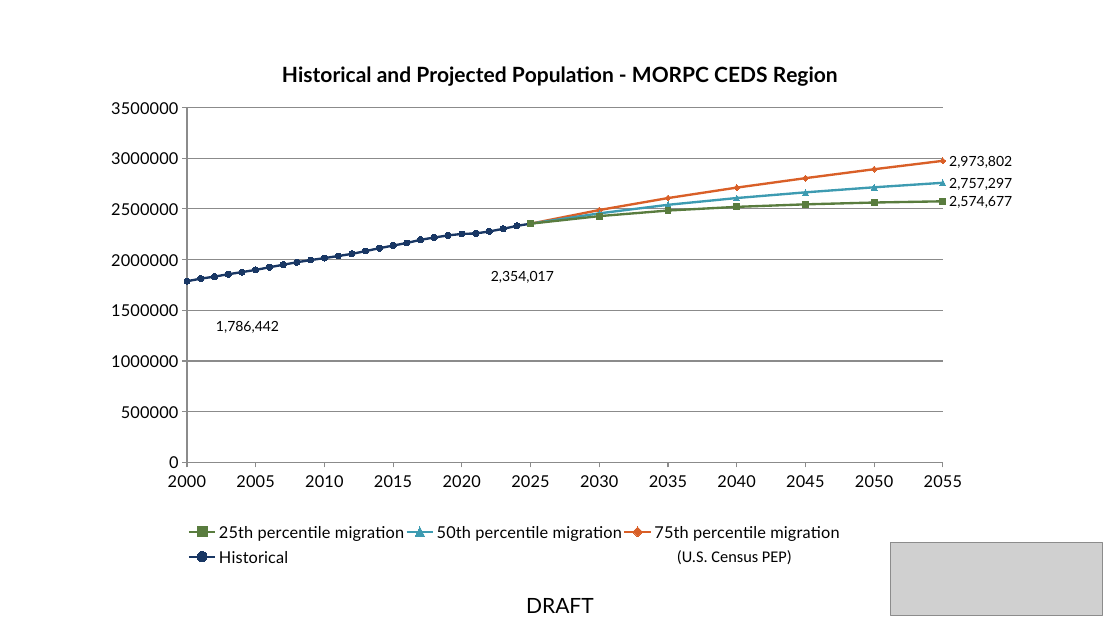
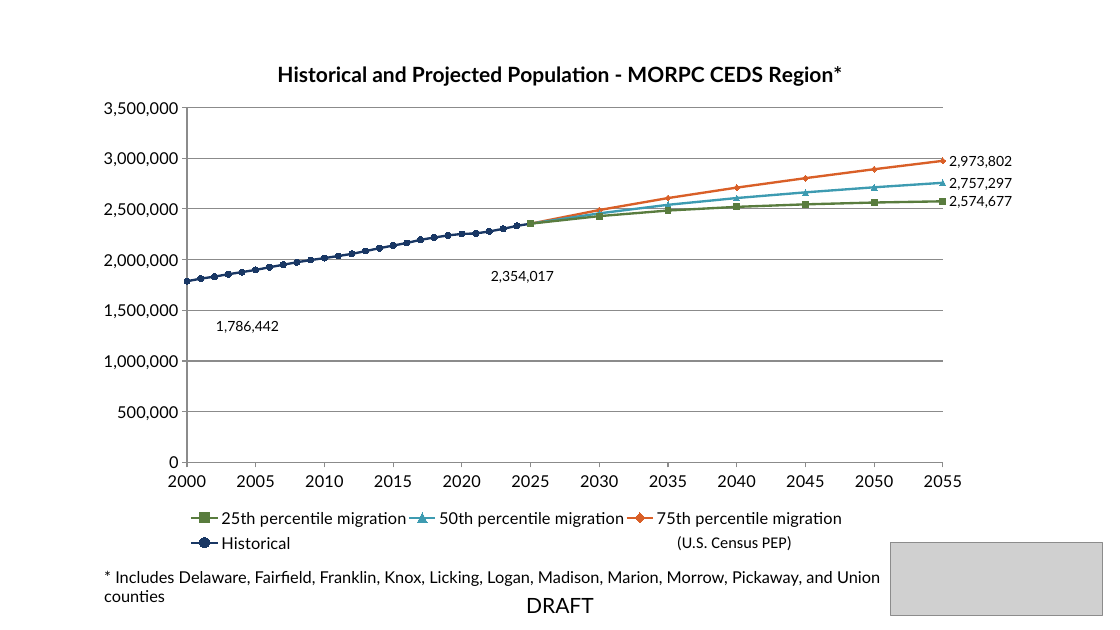
Before and after one commit to morpc/morpc-county-controls, a slide deck: slide 82 of deliverables/MORPC County Projections.pptx. Drawn at 1120x630 pixels with LibreOffice and Linux fonts; fonts in the diff are those of the drawing; grey boxes stand for pictures. Boxes give left, top, right and bottom in pixels: in the first picture for what was removed or moved away, otherwise in the second. Text is boxed around its words. In the diff, an @@ line names an element or a change of style, - is before the commit and + after.

Commit message:
Define county-based regions in slides.  Add comma separators to y-axis labels on charts.

```diff
--- a/deliverables/MORPC County Projections.pptx
+++ b/deliverables/MORPC County Projections.pptx
@@ scatter lines chart at [56,42,1065,588] @@
@@ title "Historical and Projected Population - MORPC CEDS Region" to "Historical and Projected Population - MORPC CEDS Region*" @@
@@ value axis changed @@
@@ text "(U.S. Census PEP)": place and size @@
-text "(U.S. Census PEP)" at [677,550,792,564]
+text "(U.S. Census PEP)" at [677,536,792,550]
@@ text added at [104,571,880,602], 14 pt, text #000000 @@
+* Includes Delaware, Fairfield, Franklin, Knox, Licking, Logan, Madison, Marion, Morrow, Pickaway, and Union counties
```
Also in this commit, not shown: 43 other slides changed, 1 other file.
